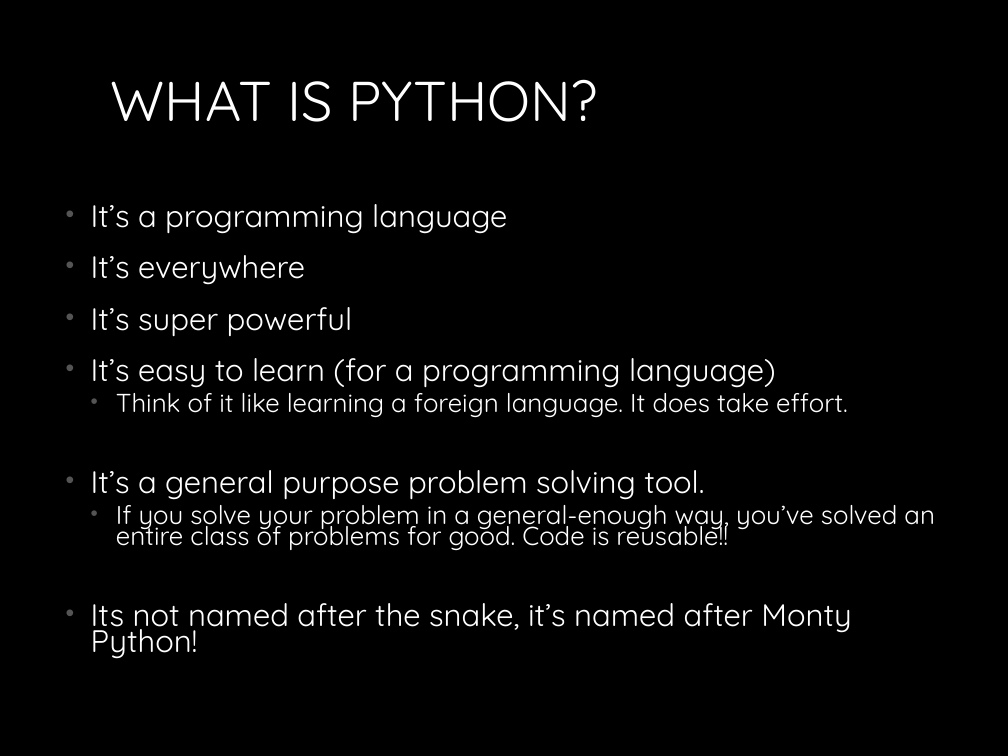
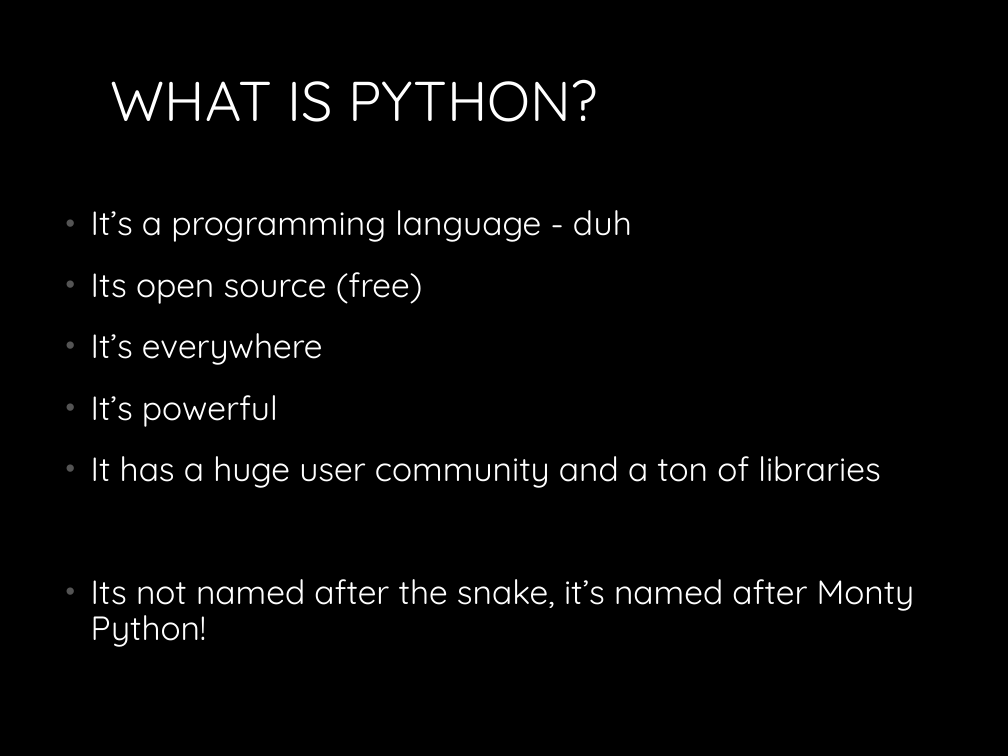
Before and after one commit to MichaelTroyer/Learning_Python_For_Fun_and_Profit, a slide deck: slide 5 of 1. Introduction/Introduction_to_Python.pptx. Drawn at 1008x756 pixels with LibreOffice and Linux fonts; fonts in the diff are those of the drawing. Boxes give left, top, right and bottom in pixels: in the first picture for what was removed or moved away, otherwise in the second. Text is boxed around its words. In the diff, an @@ line names an element or a change of style, - is before the commit and + after.

```diff
--- a/1. Introduction/Introduction_to_Python.pptx
+++ b/1. Introduction/Introduction_to_Python.pptx
@@ text at (91,210,632,304): text changed; size 22.2 to 24 pt @@
-• It’s a programming language
+• It’s a programming language - duh
+• Its open source (free)
@@ text at (91,333,915,647): size 22.2 to 24 pt in "It’s everywhere", "Its not named after the snake, it’s ..."; line spacing 0.7 to 0.9 @@
@@ text at (91,395,880,488): text changed; size 18.5 to 24 pt @@
-• It’s super powerful
-• It’s easy to learn (for a programming language)
-  • Think of it like learning a foreign language. It does take effort.
-• It’s a general purpose problem solving tool.
-  • If you solve your problem in a general-enough way, you’ve solved an entire class of problems for good. Code is reusable!!
+• It’s powerful
+• It has a huge user community and a ton of libraries
```
Also in this commit, not shown: 5 other slides changed, 4 slides added, 1 slide removed, 8 other files.
